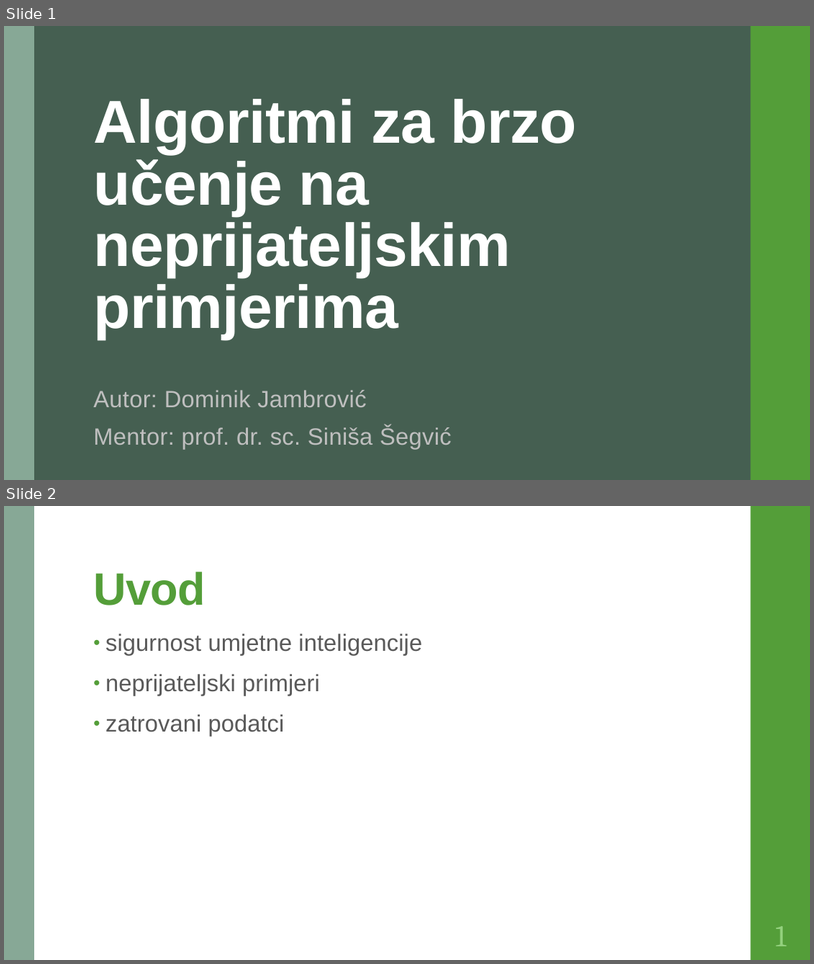
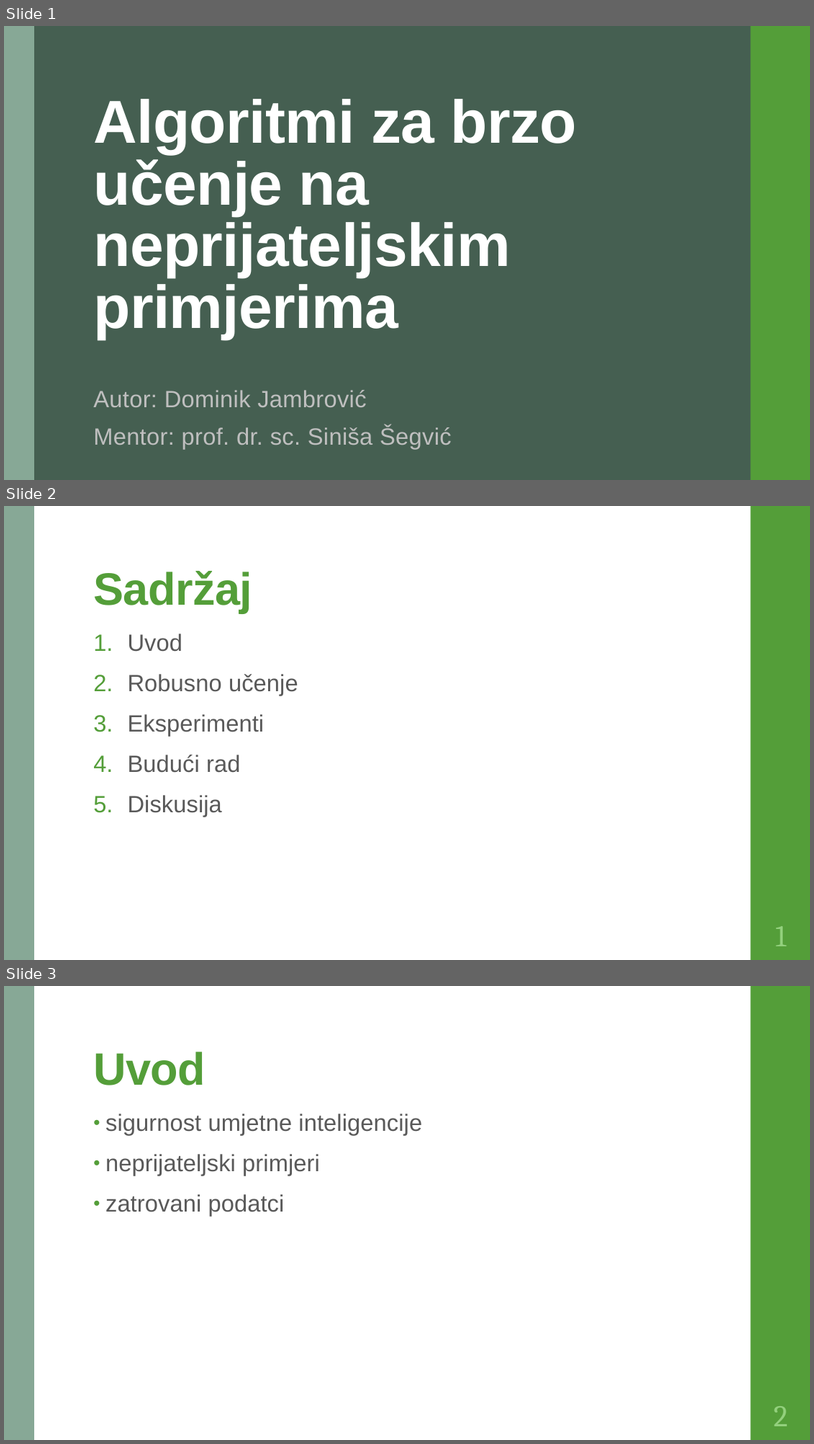
Before and after one commit to DomJamb/Zavrsni-rad-R, a slide deck: Dokumentacija/Algoritmi za brzo učenje na neprijateljskim primjerima.pptx. Shown one above the other, each under a label of ours: slides 1 and 2 before the commit, slides 1, 2 and 3 after it. The pictures are 814x964 and 814x1444 pixels, drawn with LibreOffice and Linux fonts; fonts in the diff are those of the drawing. Boxes give left, top, right and bottom in pixels: in the first picture for what was removed or moved away, otherwise in the second. Text is boxed around its words. In the diff, an @@ line names an element or a change of style, - is before the commit and + after.

```diff
--- a/Dokumentacija/Algoritmi za brzo učenje na neprijateljskim primjerima.pptx
+++ b/Dokumentacija/Algoritmi za brzo učenje na neprijateljskim primjerima.pptx
@@ slide 2 added at bbox=[4, 506, 810, 960], background #FFFFFF; not listed: 2 template elements that a slide beside it also shows @@
@@ title added at bbox=[93, 571, 252, 613], 54 pt, text #549E39, bold @@
+Sadržaj
@@ text added at bbox=[128, 633, 298, 816], 28 pt, text #595959 @@
+1. Uvod
+2. Robusno učenje
+3. Eksperimenti
+4. Budući rad
+5. Diskusija
@@ page number added at bbox=[776, 926, 787, 946], 36 pt, text #93D07D @@
+1
@@ what was slide 2 is now slide 3 @@
@@ page number at bbox=[774, 1406, 788, 1426]: text changed @@
-1
+2
```
Also in this commit, not shown: 3 other slides added, 1 slide removed, 1 other file.
